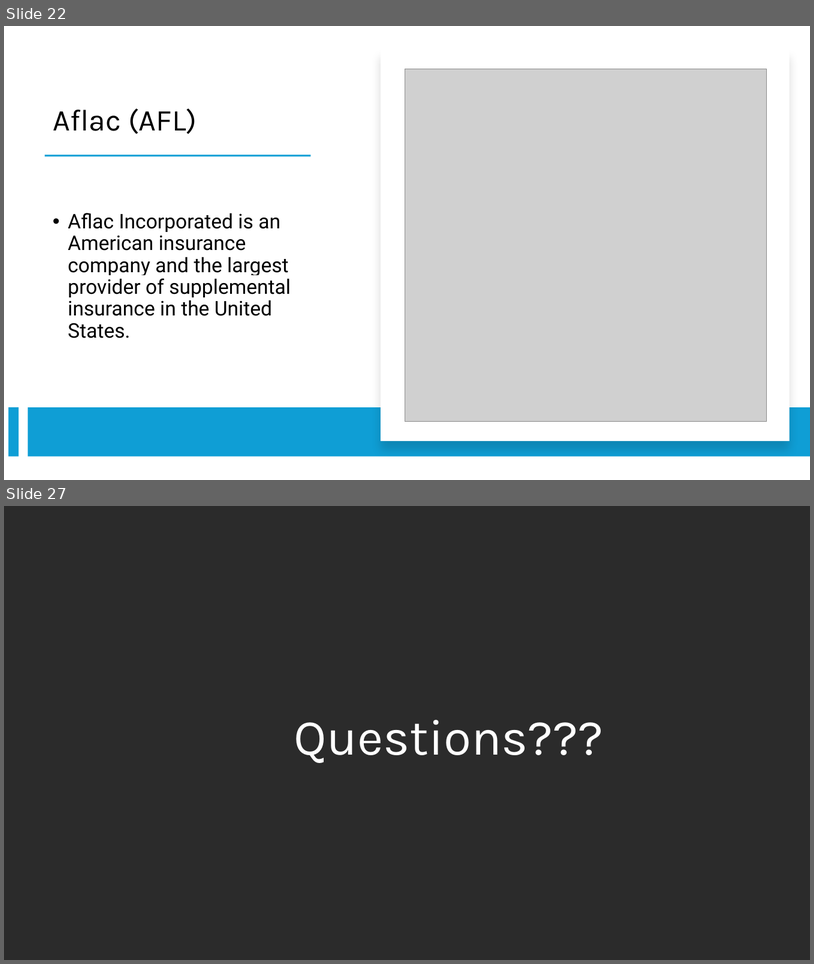
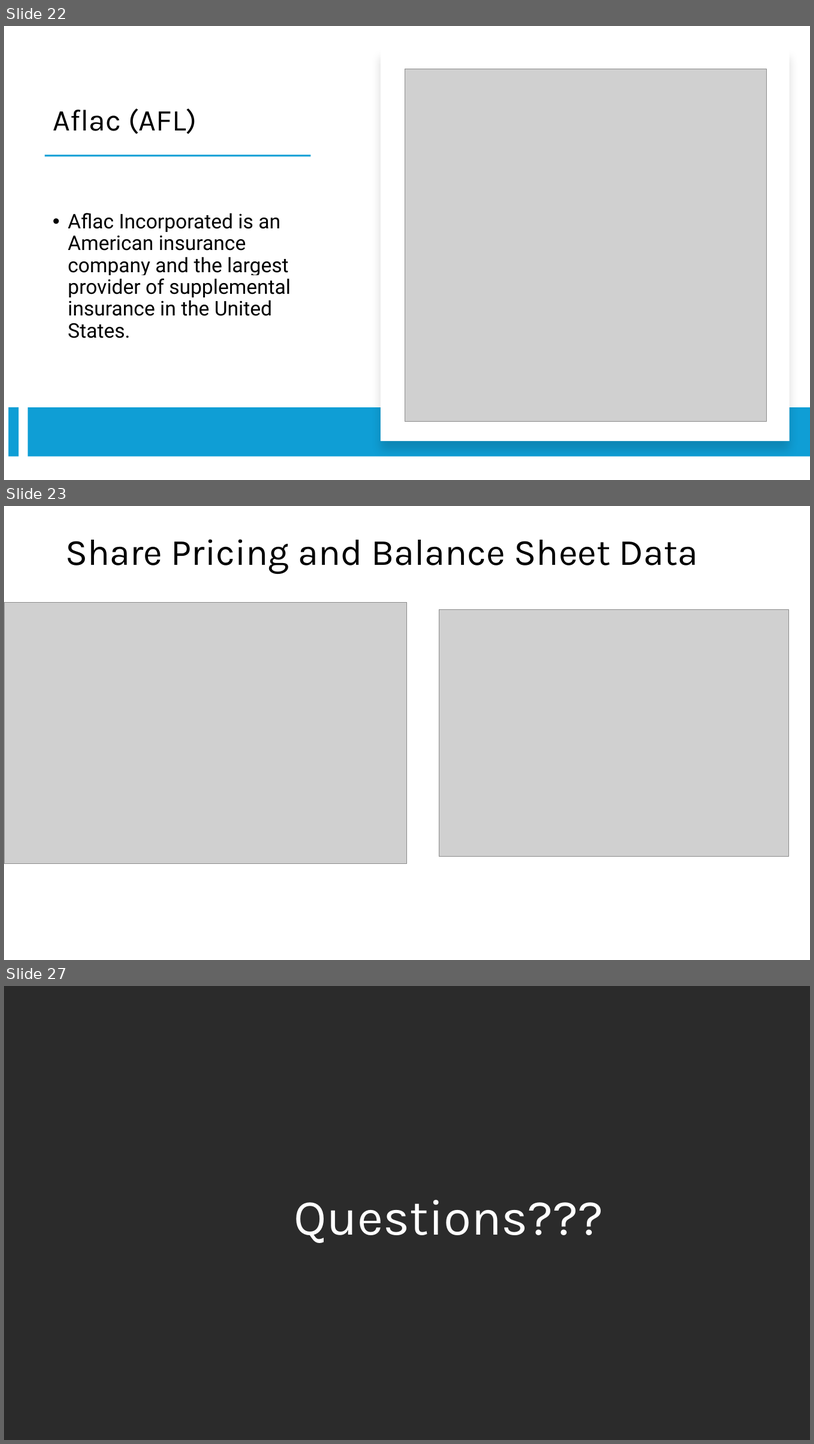
Before and after one commit to BrennanB572/Project-3, a slide deck: Company Stock vs Asset presentation.pptm. Shown one above the other, each under a label of ours: slides 22 and 27 before the commit, slides 22, 23 and 27 after it; the slides between them are not shown. The pictures are 814x964 and 814x1444 pixels, drawn with LibreOffice and Linux fonts; fonts in the diff are those of the drawing; grey boxes stand for pictures; background and template pictures are left out; a plain dark background stands for a picture behind light text. Boxes give left, top, right and bottom in pixels: in the first picture for what was removed or moved away, otherwise in the second. Text is boxed around its words. In the diff, an @@ line names an element or a change of style, - is before the commit and + after.

```diff
--- a/Company Stock vs Asset presentation.pptm
+++ b/Company Stock vs Asset presentation.pptm
@@ slide 23 added at bbox=[4, 506, 810, 960], background #FFFFFF @@
@@ text added at bbox=[65, 539, 699, 574], 44 pt, text #000000 @@
+Share Pricing and Balance Sheet Data
@@ picture added at bbox=[4, 602, 408, 864] @@
@@ picture added at bbox=[440, 609, 789, 856] @@
```
Also in this commit, not shown: 4 slides changed, 9 other slides added, 10 slides removed.
